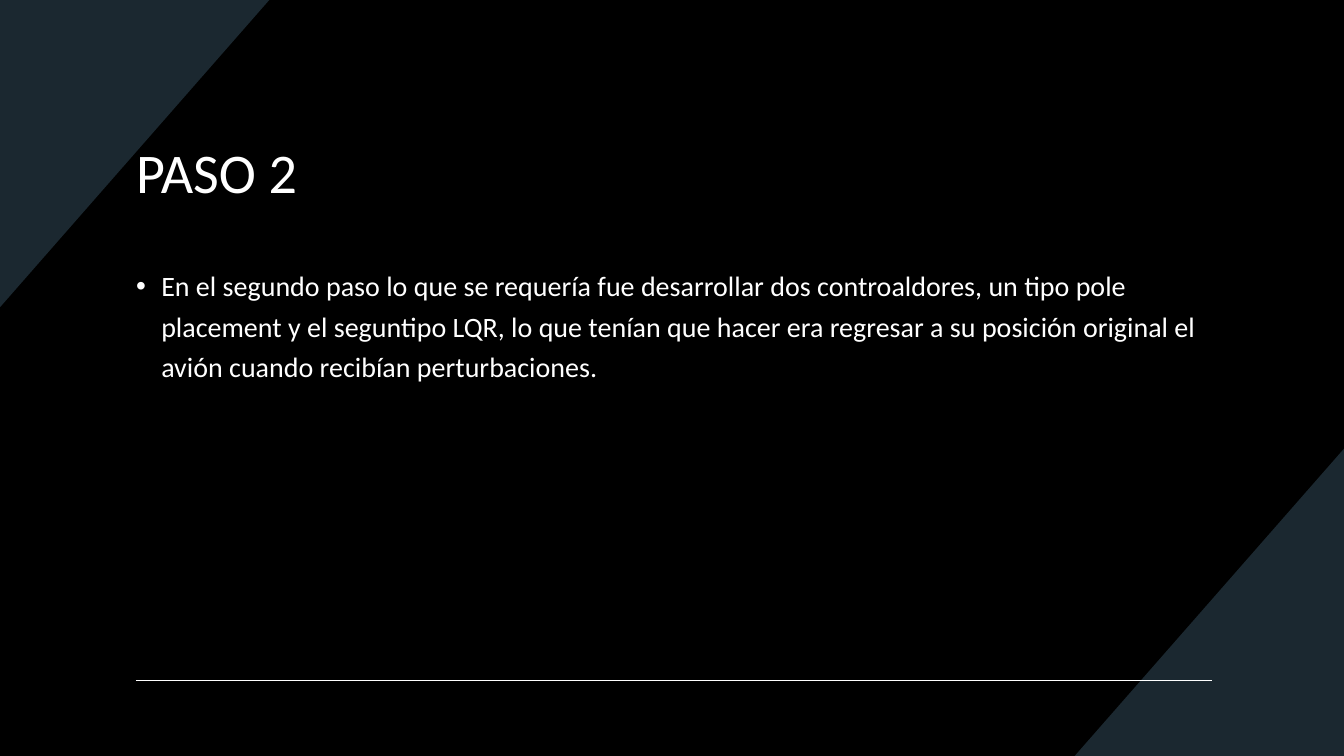
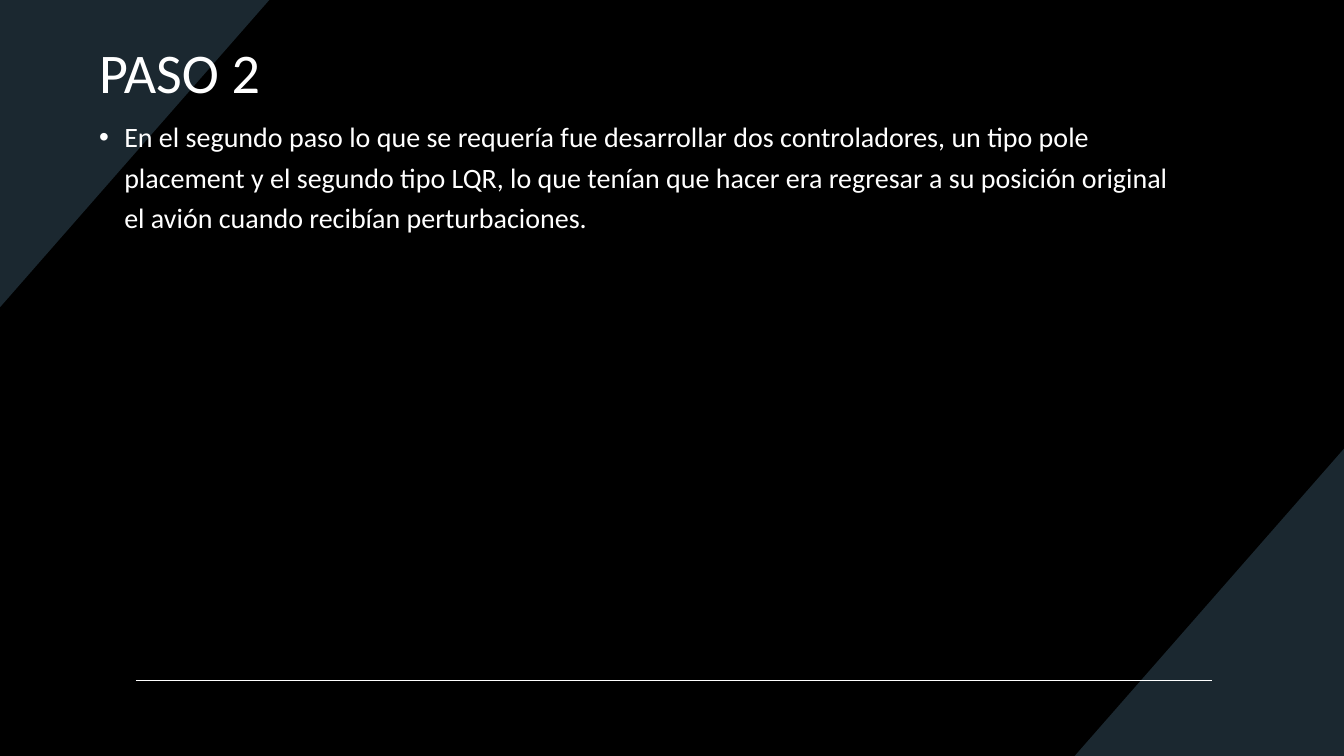
Before and after one commit to SamOctGonzAzpeitia/CyO, a slide deck: slide 4 of Presentacion1.pptx (slide 3 before the commit). Drawn at 1344x756 pixels with LibreOffice and Linux fonts; fonts in the diff are those of the drawing. Boxes give left, top, right and bottom in pixels: in the first picture for what was removed or moved away, otherwise in the second. Text is boxed around its words. In the diff, an @@ line names an element or a change of style, - is before the commit and + after.

```diff
--- a/Presentacion1.pptx
+++ b/Presentacion1.pptx
@@ title "PASO 2": place and size @@
-title "PASO 2" at [136, 146, 297, 194]
+title "PASO 2" at [99, 56, 260, 106]
@@ text at [124, 124, 1167, 233]: text changed @@
-• En el segundo paso lo que se requería fue desarrollar dos controaldores, un tipo pole placement y el seguntipo LQR, lo que tenían que hacer era regresar a su posición original el avión cuando recibían perturbaciones.
+• En el segundo paso lo que se requería fue desarrollar dos controladores, un tipo pole placement y el segundo tipo LQR, lo que tenían que hacer era regresar a su posición original el avión cuando recibían perturbaciones.
```
Also in this commit, not shown: 1 other slide changed, 1 slide added, 6 other files.
